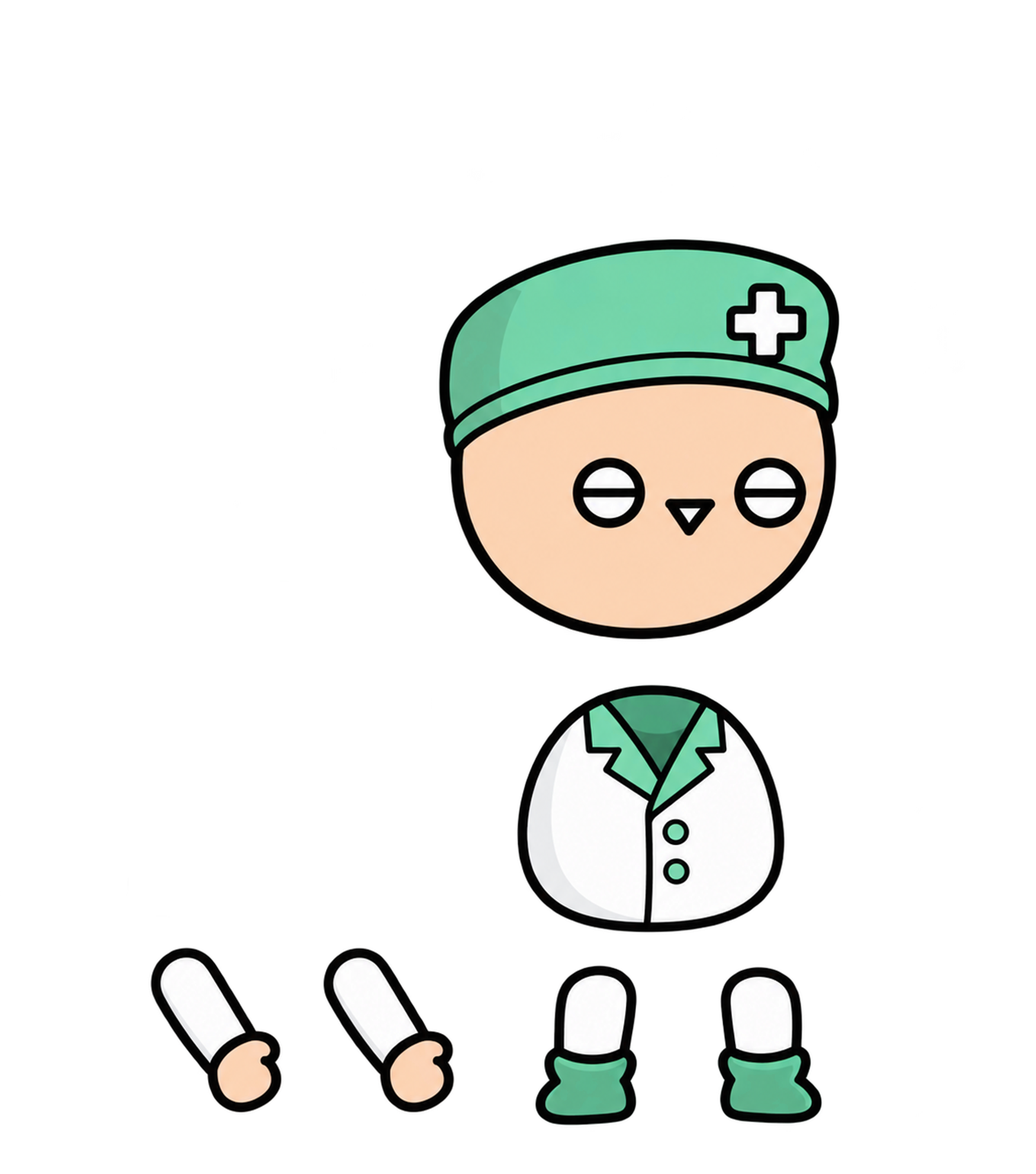
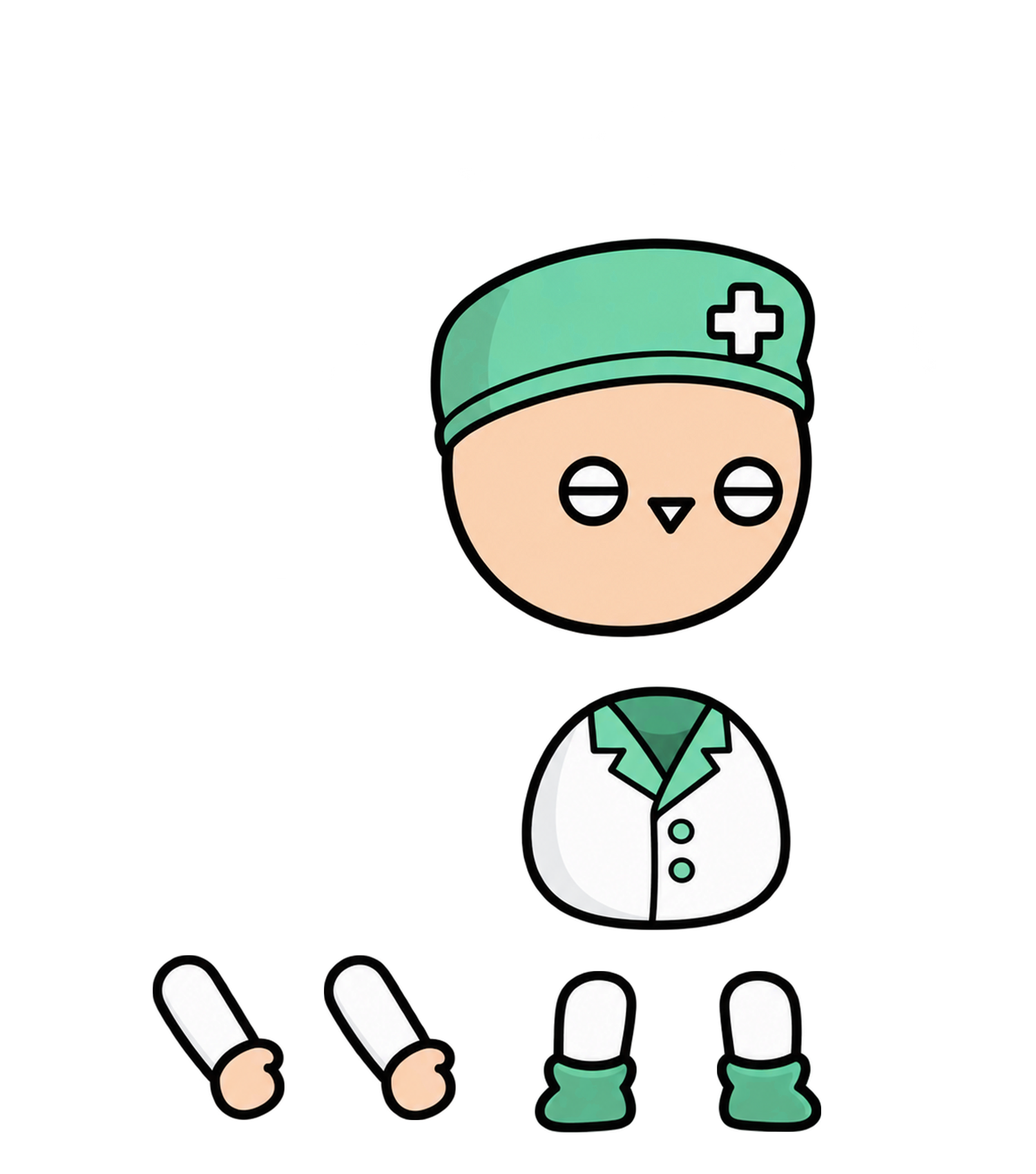
Comparing the layer stacks of the two (1036, 1174) images. Changes:
painted on "머리" over [428, 236, 840, 642]
painted on "몸통" over [516, 682, 791, 933]
painted on "팔1" over [127, 878, 285, 1120]
painted on "팔2" over [322, 946, 456, 1120]
painted on "다리1" over [532, 964, 638, 1133]
painted on "다리2" over [716, 965, 824, 1132]
